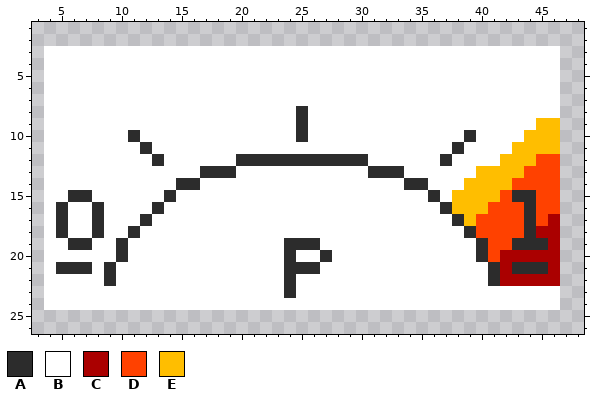
One commit to this pixel-art file: Assets/images/PowerMeter/PowerMeterZiffernblatt.ase. The first picture shows the starting point.
51x42 pixels, 1 frame. Shown: x 3..48, y 1..26.
Palette (. is transparent): A #2c2c2c  B #ffffff  C #aa0000  D #ff4100  E #ffbe00
Pixels before, first column x 4:
 3 BBBBBBBBBBBBBBBBBBBBBBBBBBBBBBBBBBBBBBBBBBB
 4 BBBBBBBBBBBBBBBBBBBBBBBBBBBBBBBBBBBBBBBBBBB
 5 BBBBBBBBBBBBBBBBBBBBBBBBBBBBBBBBBBBBBBBBBBB
 6 BBBBBBBBBBBBBBBBBBBBBBBBBBBBBBBBBBBBBBBBBBB
 7 BBBBBBBBBBBBBBBBBBBBBBBBBBBBBBBBBBBBBBBBBBB
 8 BBBBBBBBBBBBBBBBBBBBBABBBBBBBBBBBBBBBBBBBBB
 9 BBBBBBBBBBBBBBBBBBBBBABBBBBBBBBBBBBBBBBBBEE
10 BBBBBBBABBBBBBBBBBBBBABBBBBBBBBBBBBABBBBEEE
11 BBBBBBBBABBBBBBBBBBBBBBBBBBBBBBBBBABBBBEEEE
12 BBBBBBBBBABBBBBBAAAAAAAAAAABBBBBBABBBBEEEDD
13 BBBBBBBBBBBBBAAABBBBBBBBBBBAAABBBBBBEEEEDDD
14 BBBBBBBBBBBAABBBBBBBBBBBBBBBBBAABBBEEEEDDDD
15 BBAABBBBBBABBBBBBBBBBBBBBBBBBBBBABEEEEDAADD
16 BABBABBBBABBBBBBBBBBBBBBBBBBBBBBBAEEEDDDADD
17 BABBABBBABBBBBBBBBBBBBBBBBBBBBBBBBAEDDDDADC
18 BABBABBABBBBBBBBBBBBBBBBBBBBBBBBBBBADDDDACC
19 BBAABBABBBBBBBBBBBBBAAABBBBBBBBBBBBBADDAAAC
20 BBBBBBABBBBBBBBBBBBBABBABBBBBBBBBBBBADCCCCC
21 BAAABABBBBBBBBBBBBBBAAABBBBBBBBBBBBBBACAAAC
22 BBBBBABBBBBBBBBBBBBBABBBBBBBBBBBBBBBBACCCCC
23 BBBBBBBBBBBBBBBBBBBBABBBBBBBBBBBBBBBBBBBBBB
24 BBBBBBBBBBBBBBBBBBBBBBBBBBBBBBBBBBBBBBBBBBB
And afterwards:
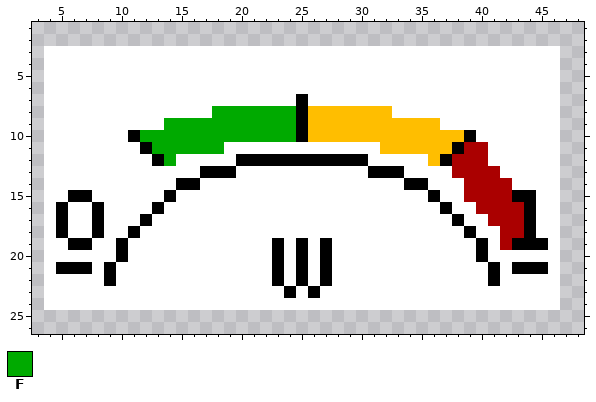
Colours new in this view: F #00aa00
Difference:
Colour A changes from #2c2c2c to #000000.
Colour A replaces colour B in row 7 at x 25; in row 19 at x 23 and 27; in row 20 at x 23 and 25; in row 21 at x 23 and 27; in row 22 at x 23, 25 and 27; in row 23 at x 26.
Colour B replaces colour A in row 19 at x 24 and 26; in row 20 at x 24; in row 21 at x 24 and 26; in row 22 at x 24.
Colour B replaces colour C in row 17 at x 46; in row 18 at x 45 to 46; in row 19 at x 46; in row 20 at x 42 to 46; in row 21 at x 42 and 46; in row 22 at x 42 to 46.
Colour B replaces colour D in row 12 at x 45 to 46; in row 13 at x 44 to 46; in row 14 at x 43 to 46; in rows 15 to 16 at x 45 to 46; in row 17 at x 40 and 45; in row 18 at x 40 to 41.
Colour B replaces colour D in rows 19 to 20 at x 41.
Colour B replaces colour E in row 9 at x 45 to 46; in row 10 at x 44 to 46; in row 11 at x 43 to 46; in row 12 at x 42 to 44; in row 13 at x 42 to 43; in row 15 at x 38.
Colour B replaces colour E in row 16 at x 38 to 39; in row 17 at x 39.
Colour C replaces colour B in row 11 at x 39 to 40; in row 12 at x 38 to 40; in row 13 at x 38 to 39.
Colour C replaces colour D in row 15 at x 42; in rows 16 to 17 at x 41 to 43; in row 18 at x 42 to 43; in row 19 at x 42.
Colour C replaces colour E in row 13 at x 40 to 41; in row 14 at x 39 to 42; in row 15 at x 39 to 41; in row 16 at x 40.
Colour E replaces colour B in row 8 at x 26 to 32; in row 9 at x 26 to 36; in row 10 at x 26 to 38; in row 11 at x 32 to 37; in row 12 at x 36.
Colour F replaces colour B in row 8 at x 18 to 24; in row 9 at x 14 to 24; in row 10 at x 12 to 24; in row 11 at x 13 to 18; in row 12 at x 14.
Boxes around the changes in both pictures, in picture pixels (x1, y1, x2, y2):
changed: (56, 94, 560, 298)
